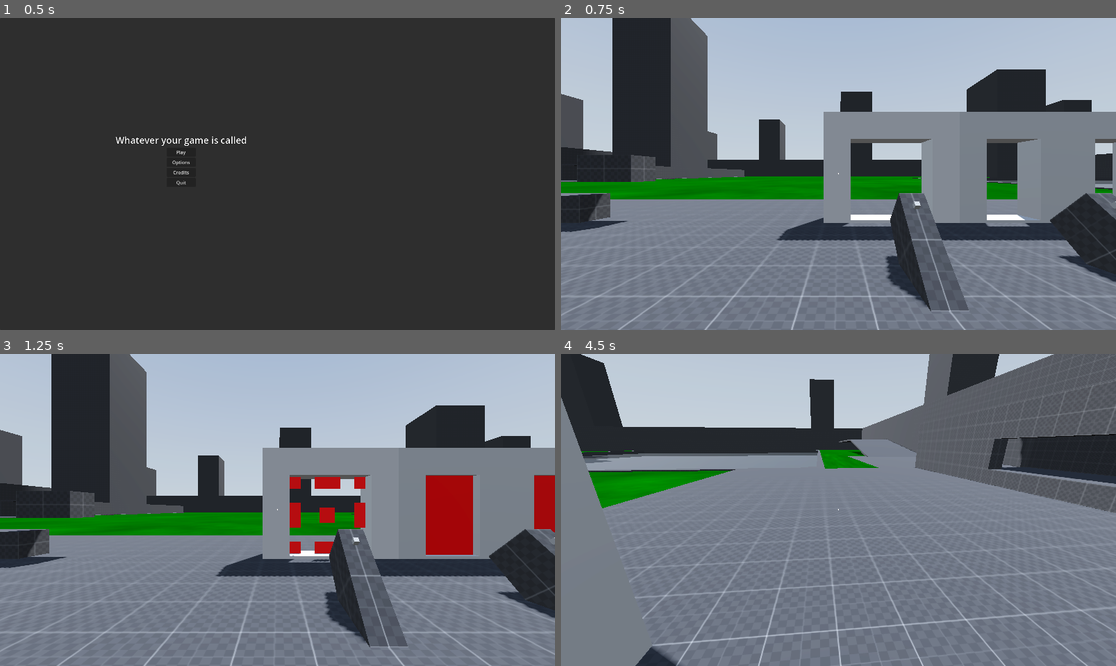
Above: before the commit, frames 1-4 (two rows, left to right).
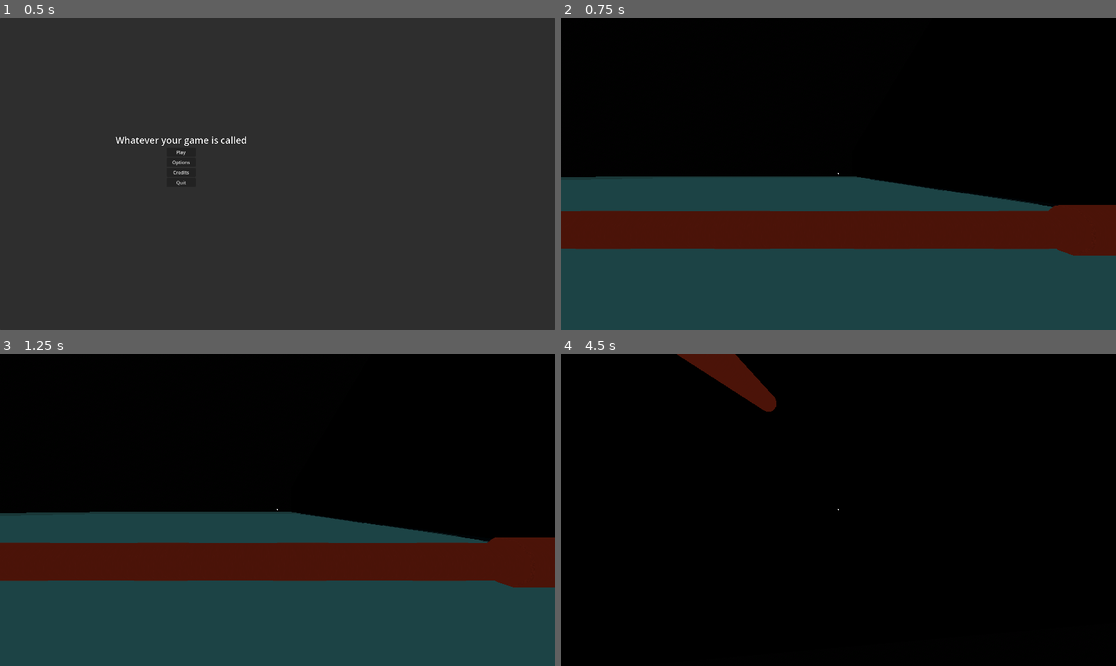
Above: after the commit, the same moments.

Repository: Nazsgull/FPS_Godot
Game: Godot game, scene res://scenes/UI/main_menu.tscn
The game is run twice, just before and just after one commit, with the same random seed, the same clock (stepped at 60 frames per second) and the same inputs. A sky picture missing from this copy of the repository is replaced by a grey-blue gradient.
Inputs (mouse positions are in pixels of both pictures, inside the frame that each line leads up to):
- Up to frame 1 (0.5 s): no input
- Up to frame 2 (0.75 s): click "Play" at 0.5 s
- Up to frame 3 (1.25 s): no input
- Up to frame 4 (4.5 s): tap Enter (ui_accept) at 1.25, 1.52, 2.27, 3.77 s; move the mouse to (866, 510) at 1.27 s; hold Ctrl (crouch) 1.28-2.03 s; hold W (forward) from 1.28 s (still down); move the mouse to (810, 510) at 2.02 s; tap E (interact) at 2.1 s; move the mouse to (849, 503) at 2.77 s; click (849, 503) at 2.85 s; move the mouse to (832, 516) at 3.52 s; tap Shift (sprint) at 3.6 s; move the mouse to (877, 513) at 4.27 s; tap Mouse wheel down (tool_next) at 4.35 s

Frame 1 is identical in both runs. In frame 2, 99% of the frame differs, in the area x 0-100%, y 0-100%; in frame 3, 99%; in frame 4, 100%.

Commit message:
Caña, mapa principal, pistón
Inicio de la caña, primera pasada al mapa principal, pistón sin funcionalidad pero con material placeholder y modelo.

Diff:
--- /dev/null
+++ b/assets/materials/oxido_hierro.tres
@@ -0,0 +1,17 @@
+[gd_resource type="StandardMaterial3D" load_steps=3 format=3 uid="uid://bc7g0yqdyjv0p"]
+
+[sub_resource type="FastNoiseLite" id="FastNoiseLite_k48at"]
+noise_type = 3
+seed = 45
+fractal_octaves = 10
+fractal_gain = 1.99
+
+[sub_resource type="NoiseTexture2D" id="NoiseTexture2D_b0385"]
+width = 1024
+height = 1024
+noise = SubResource("FastNoiseLite_k48at")
+
+[resource]
+albedo_color = Color(0.607843, 0.184314, 0.109804, 1)
+albedo_texture = SubResource("NoiseTexture2D_b0385")
+uv1_scale = Vector3(1.025, 50, 1.025)
--- /dev/null
+++ b/assets/materials/oxido_hierro_corto.tres
@@ -0,0 +1,18 @@
+[gd_resource type="StandardMaterial3D" load_steps=2 format=3 uid="uid://cktmelbe5vadx"]
+
+[ext_resource type="Texture2D" uid="uid://fkuiiq2gfiuu" path="res://assets/materials/rust_noise_2d.tres" id="1_jnejl"]
+
+[resource]
+resource_local_to_scene = true
+albedo_color = Color(0.607843, 0.184314, 0.109804, 1)
+albedo_texture = ExtResource("1_jnejl")
+metallic = 1.0
+metallic_specular = 0.0
+metallic_texture = ExtResource("1_jnejl")
+roughness_texture = ExtResource("1_jnejl")
+normal_enabled = true
+normal_texture = ExtResource("1_jnejl")
+clearcoat_enabled = true
+clearcoat_roughness = 1.0
+clearcoat_texture = ExtResource("1_jnejl")
+heightmap_texture = ExtResource("1_jnejl")
--- /dev/null
+++ b/assets/materials/rust_noise_2d.tres
@@ -0,0 +1,12 @@
+[gd_resource type="NoiseTexture2D" load_steps=2 format=3 uid="uid://fkuiiq2gfiuu"]
+
+[sub_resource type="FastNoiseLite" id="FastNoiseLite_k48at"]
+noise_type = 3
+seed = 45
+fractal_gain = 1.99
+
+[resource]
+resource_local_to_scene = true
+width = 1024
+height = 1024
+noise = SubResource("FastNoiseLite_k48at")
--- a/assets/materials/water.tres
+++ b/assets/materials/water.tres
@@ -1,14 +1,6 @@
-[gd_resource type="ShaderMaterial" load_steps=6 format=3 uid="uid://dtjrhgaht0w68"]
+[gd_resource type="ShaderMaterial" load_steps=4 format=3 uid="uid://dtjrhgaht0w68"]
 
 [ext_resource type="Shader" path="res://assets/materials/water.gdshader" id="1_hbfb5"]
-
-[sub_resource type="FastNoiseLite" id="FastNoiseLite_cog2g"]
-noise_type = 0
-fractal_type = 2
-fractal_weighted_strength = 0.92
-
-[sub_resource type="NoiseTexture2D" id="NoiseTexture2D_gg1l3"]
-noise = SubResource("FastNoiseLite_cog2g")
 
 [sub_resource type="FastNoiseLite" id="FastNoiseLite_sj2n7"]
 fractal_type = 2
@@ -33,4 +25,3 @@
 shader_parameter/normal = 0.4
 shader_parameter/roughness = 0.5
 shader_parameter/water_normal_noise = SubResource("NoiseTexture2D_fp5u4")
-shader_parameter/sun_highlights = SubResource("NoiseTexture2D_gg1l3")
--- /dev/null
+++ b/assets/materials/water_noise.tres
@@ -0,0 +1,3 @@
+[gd_resource type="FastNoiseLite" format=3 uid="uid://1h6vv6ak4f4g"]
+
+[resource]
--- /dev/null
+++ b/scenes/maps/WaryWaters_WallMap.tscn
@@ -0,0 +1,71 @@
+[gd_scene load_steps=12 format=3 uid="uid://b2ddllldugrvc"]
+
+[ext_resource type="PackedScene" uid="uid://g386sbqjtrjh" path="res://scenes/objects/water_plane.tscn" id="1_i0w1c"]
+[ext_resource type="Script" path="res://scripts/WaryWaters_WallMap.gd" id="1_yaoay"]
+[ext_resource type="PackedScene" uid="uid://cf6it4ih04vwy" path="res://scenes/objects/piston.tscn" id="2_f6ewe"]
+[ext_resource type="PackedScene" uid="uid://hob0odd0bhgw" path="res://scenes/objects/player.tscn" id="4_a02oc"]
+
+[sub_resource type="StandardMaterial3D" id="StandardMaterial3D_x07qw"]
+albedo_color = Color(0, 0, 0, 1)
+rim = 0.0
+
+[sub_resource type="BoxMesh" id="BoxMesh_rk1g5"]
+lightmap_size_hint = Vector2i(10009, 12006)
+material = SubResource("StandardMaterial3D_x07qw")
+size = Vector3(1, 200, 2000)
+
+[sub_resource type="StandardMaterial3D" id="StandardMaterial3D_n5ok6"]
+albedo_color = Color(0.109804, 0.219608, 0.219608, 1)
+
+[sub_resource type="PlaneMesh" id="PlaneMesh_cqwrx"]
+size = Vector2(2000, 2000)
+
+[sub_resource type="PhysicalSkyMaterial" id="PhysicalSkyMaterial_8g2jl"]
+
+[sub_resource type="Sky" id="Sky_86fsu"]
+sky_material = SubResource("PhysicalSkyMaterial_8g2jl")
+
+[sub_resource type="Environment" id="Environment_j68he"]
+background_mode = 2
+background_energy_multiplier = 5.0
+sky = SubResource("Sky_86fsu")
+ambient_light_source = 2
+ambient_light_color = Color(1, 1, 1, 1)
+fog_density = 0.02
+volumetric_fog_enabled = true
+volumetric_fog_density = 0.01
+volumetric_fog_emission = Color(0.596078, 0.717647, 0.956863, 1)
+volumetric_fog_emission_energy = 0.5
+volumetric_fog_length = 500.0
+volumetric_fog_ambient_inject = 2.0
+
+[node name="WaryWatersWallMap" type="Node3D"]
+script = ExtResource("1_yaoay")
+
+[node name="water_plane" parent="." instance=ExtResource("1_i0w1c")]
+transform = Transform3D(500, 0, 0, 0, 500, 0, 0, 0, 500, 0, 0, 0)
+
+[node name="the_wall" type="MeshInstance3D" parent="."]
+transform = Transform3D(1, 0, 0, 0, 1, 0, 0, 0, 1, 0, 25, 0)
+mesh = SubResource("BoxMesh_rk1g5")
+skeleton = NodePath("../WorldEnvironment")
+
+[node name="ocean_bottom" type="MeshInstance3D" parent="."]
+transform = Transform3D(1, 0, 0, 0, 1, 0, 0, 0, 1, 0, -1, 0)
+material_override = SubResource("StandardMaterial3D_n5ok6")
+mesh = SubResource("PlaneMesh_cqwrx")
+
+[node name="WorldEnvironment" type="WorldEnvironment" parent="."]
+environment = SubResource("Environment_j68he")
+
+[node name="Piston" parent="." instance=ExtResource("2_f6ewe")]
+transform = Transform3D(1.19249e-08, 0, -1, 0, 1, 0, 1, 0, 1.19249e-08, 0, 5, 0)
+
+[node name="player" parent="." instance=ExtResource("4_a02oc")]
+transform = Transform3D(1, 0, 0, 0, 1, 0, 0, 0, 1, -70, 8, 17)
+
+[node name="CSGBox3D" type="CSGBox3D" parent="."]
+transform = Transform3D(1, 0, 0, 0, 1, 0, 0, 0, 1, -71, 7, 19.5)
+use_collision = true
+collision_layer = 4
+size = Vector3(10, 1, 7)
--- a/scenes/objects/fishing_rod.tscn
+++ b/scenes/objects/fishing_rod.tscn
@@ -4,3 +4,5 @@
 
 [node name="FishingRod" type="Node3D"]
 script = ExtResource("1_v2u0n")
+
+[node name="AnimationPlayer" type="AnimationPlayer" parent="."]
--- /dev/null
+++ b/scenes/objects/piston.tscn
@@ -0,0 +1,371 @@
+[gd_scene load_steps=6 format=3 uid="uid://cf6it4ih04vwy"]
+
+[ext_resource type="PackedScene" uid="uid://ki5lwy3qqvc3" path="res://scenes/parts/piston_cuerpo.tscn" id="1_4leyo"]
+[ext_resource type="Script" path="res://scripts/piston.gd" id="1_lnyyp"]
+
+[sub_resource type="Animation" id="Animation_ijuxc"]
+length = 0.001
+tracks/0/type = "bezier"
+tracks/0/imported = false
+tracks/0/enabled = true
+tracks/0/path = NodePath("piston_5:position:x")
+tracks/0/interp = 1
+tracks/0/loop_wrap = true
+tracks/0/keys = {
+"handle_modes": PackedInt32Array(0),
+"points": PackedFloat32Array(7.54979e-06, -0.25, 0, 0.25, 0),
+"times": PackedFloat32Array(0)
+}
+tracks/1/type = "bezier"
+tracks/1/imported = false
+tracks/1/enabled = true
+tracks/1/path = NodePath("piston_5:position:y")
+tracks/1/interp = 1
+tracks/1/loop_wrap = true
+tracks/1/keys = {
+"handle_modes": PackedInt32Array(0),
+"points": PackedFloat32Array(0, -0.25, 0, 0.25, 0),
+"times": PackedFloat32Array(0)
+}
+tracks/2/type = "bezier"
+tracks/2/imported = false
+tracks/2/enabled = true
+tracks/2/path = NodePath("piston_5:position:z")
+tracks/2/interp = 1
+tracks/2/loop_wrap = true
+tracks/2/keys = {
+"handle_modes": PackedInt32Array(0),
+"points": PackedFloat32Array(26, -0.25, 0, 0.25, 0),
+"times": PackedFloat32Array(0)
+}
+tracks/3/type = "bezier"
+tracks/3/imported = false
+tracks/3/enabled = true
+tracks/3/path = NodePath("piston_4:position:x")
+tracks/3/interp = 1
+tracks/3/loop_wrap = true
+tracks/3/keys = {
+"handle_modes": PackedInt32Array(0),
+"points": PackedFloat32Array(1.49486e-05, -0.25, 0, 0.25, 0),
+"times": PackedFloat32Array(0)
+}
+tracks/4/type = "bezier"
+tracks/4/imported = false
+tracks/4/enabled = true
+tracks/4/path = NodePath("piston_4:position:y")
+tracks/4/interp = 1
+tracks/4/loop_wrap = true
+tracks/4/keys = {
+"handle_modes": PackedInt32Array(0),
+"points": PackedFloat32Array(0, -0.25, 0, 0.25, 0),
+"times": PackedFloat32Array(0)
+}
+tracks/5/type = "bezier"
+tracks/5/imported = false
+tracks/5/enabled = true
+tracks/5/path = NodePath("piston_4:position:z")
+tracks/5/interp = 1
+tracks/5/loop_wrap = true
+tracks/5/keys = {
+"handle_modes": PackedInt32Array(0),
+"points": PackedFloat32Array(76, -0.25, 0, 0.25, 0),
+"times": PackedFloat32Array(0)
+}
+tracks/6/type = "bezier"
+tracks/6/imported = false
+tracks/6/enabled = true
+tracks/6/path = NodePath("piston_3:position:x")
+tracks/6/interp = 1
+tracks/6/loop_wrap = true
+tracks/6/keys = {
+"handle_modes": PackedInt32Array(0),
+"points": PackedFloat32Array(1.29386e-05, -0.25, 0, 0.25, 0),
+"times": PackedFloat32Array(0)
+}
+tracks/7/type = "bezier"
+tracks/7/imported = false
+tracks/7/enabled = true
+tracks/7/path = NodePath("piston_3:position:y")
+tracks/7/interp = 1
+tracks/7/loop_wrap = true
+tracks/7/keys = {
+"handle_modes": PackedInt32Array(0),
+"points": PackedFloat32Array(0, -0.25, 0, 0.25, 0),
+"times": PackedFloat32Array(0)
+}
+tracks/8/type = "bezier"
+tracks/8/imported = false
+tracks/8/enabled = true
+tracks/8/path = NodePath("piston_3:position:z")
+tracks/8/interp = 1
+tracks/8/loop_wrap = true
+tracks/8/keys = {
+"handle_modes": PackedInt32Array(0),
+"points": PackedFloat32Array(126, -0.25, 0, 0.25, 0),
+"times": PackedFloat32Array(0)
+}
+tracks/9/type = "bezier"
+tracks/9/imported = false
+tracks/9/enabled = true
+tracks/9/path = NodePath("piston_2:position:x")
+tracks/9/interp = 1
+tracks/9/loop_wrap = true
+tracks/9/keys = {
+"handle_modes": PackedInt32Array(0),
+"points": PackedFloat32Array(1.72223e-05, -0.25, 0, 0.25, 0),
+"times": PackedFloat32Array(0)
+}
+tracks/10/type = "bezier"
+tracks/10/imported = false
+tracks/10/enabled = true
+tracks/10/path = NodePath("piston_2:position:y")
+tracks/10/interp = 1
+tracks/10/loop_wrap = true
+tracks/10/keys = {
+"handle_modes": PackedInt32Array(0),
+"points": PackedFloat32Array(0, -0.25, 0, 0.25, 0),
+"times": PackedFloat32Array(0)
+}
+tracks/11/type = "bezier"
+tracks/11/imported = false
+tracks/11/enabled = true
+tracks/11/path = NodePath("piston_2:position:z")
+tracks/11/interp = 1
+tracks/11/loop_wrap = true
+tracks/11/keys = {
+"handle_modes": PackedInt32Array(0),
+"points": PackedFloat32Array(176, -0.25, 0, 0.25, 0),
+"times": PackedFloat32Array(0)
+}
+tracks/12/type = "bezier"
+tracks/12/imported = false
+tracks/12/enabled = true
+tracks/12/path = NodePath("piston_1:position:x")
+tracks/12/interp = 1
+tracks/12/loop_wrap = true
+tracks/12/keys = {
+"handle_modes": PackedInt32Array(0),
+"points": PackedFloat32Array(2.1506e-05, -0.25, 0, 0.25, 0),
+"times": PackedFloat32Array(0)
+}
+tracks/13/type = "bezier"
+tracks/13/imported = false
+tracks/13/enabled = true
+tracks/13/path = NodePath("piston_1:position:y")
+tracks/13/interp = 1
+tracks/13/loop_wrap = true
+tracks/13/keys = {
+"handle_modes": PackedInt32Array(0),
+"points": PackedFloat32Array(0, -0.25, 0, 0.25, 0),
+"times": PackedFloat32Array(0)
+}
+tracks/14/type = "bezier"
+tracks/14/imported = false
+tracks/14/enabled = true
+tracks/14/path = NodePath("piston_1:position:z")
+tracks/14/interp = 1
+tracks/14/loop_wrap = true
+tracks/14/keys = {
+"handle_modes": PackedInt32Array(0),
+"points": PackedFloat32Array(226, -0.25, 0, 0.25, 0),
+"times": PackedFloat32Array(0)
+}
+
+[sub_resource type="Animation" id="Animation_dfspb"]
+resource_name = "movimiento"
+length = 30.0
+step = 5.0
+tracks/0/type = "bezier"
+tracks/0/imported = false
+tracks/0/enabled = true
+tracks/0/path = NodePath("piston_1:position:x")
+tracks/0/interp = 1
+tracks/0/loop_wrap = true
+tracks/0/keys = {
+"handle_modes": PackedInt32Array(0, 0),
+"points": PackedFloat32Array(0, -0.25, 0, 0.25, 0, 2.1506e-05, -0.25, 0, 0.25, 0),
+"times": PackedFloat32Array(0, 30)
+}
+tracks/1/type = "bezier"
+tracks/1/imported = false
+tracks/1/enabled = true
+tracks/1/path = NodePath("piston_1:position:y")
+tracks/1/interp = 1
+tracks/1/loop_wrap = true
+tracks/1/keys = {
+"handle_modes": PackedInt32Array(0, 0),
+"points": PackedFloat32Array(0, -0.25, 0, 0.25, 0, 0, -0.25, 0, 0.25, 0),
+"times": PackedFloat32Array(0, 30)
+}
+tracks/2/type = "bezier"
+tracks/2/imported = false
+tracks/2/enabled = true
+tracks/2/path = NodePath("piston_1:position:z")
+tracks/2/interp = 1
+tracks/2/loop_wrap = true
+tracks/2/keys = {
+"handle_modes": PackedInt32Array(0, 0),
+"points": PackedFloat32Array(-20, -0.25, 0, 0.25, 0, 226, -0.25, 0, 0.25, 0),
+"times": PackedFloat32Array(0, 30)
+}
+tracks/3/type = "bezier"
+tracks/3/imported = false
+tracks/3/enabled = true
+tracks/3/path = NodePath("piston_2:position:x")
+tracks/3/interp = 1
+tracks/3/loop_wrap = true
+tracks/3/keys = {
+"handle_modes": PackedInt32Array(0, 0),
+"points": PackedFloat32Array(0, -0.25, 0, 0.25, 0, 1.72223e-05, -0.25, 0, 0.25, 0),
+"times": PackedFloat32Array(0, 30)
+}
+tracks/4/type = "bezier"
+tracks/4/imported = false
+tracks/4/enabled = true
+tracks/4/path = NodePath("piston_2:position:y")
+tracks/4/interp = 1
+tracks/4/loop_wrap = true
+tracks/4/keys = {
+"handle_modes": PackedInt32Array(0, 0),
+"points": PackedFloat32Array(0, -0.25, 0, 0.25, 0, 0, -0.25, 0, 0.25, 0),
+"times": PackedFloat32Array(0, 30)
+}
+tracks/5/type = "bezier"
+tracks/5/imported = false
+tracks/5/enabled = true
+tracks/5/path = NodePath("piston_2:position:z")
+tracks/5/interp = 1
+tracks/5/loop_wrap = true
+tracks/5/keys = {
+"handle_modes": PackedInt32Array(0, 0),
+"points": PackedFloat32Array(-21, -0.25, 0, 0.25, 0, 176, -0.25, 0, 0.25, 0),
+"times": PackedFloat32Array(0, 30)
+}
+tracks/6/type = "bezier"
+tracks/6/imported = false
+tracks/6/enabled = true
+tracks/6/path = NodePath("piston_3:position:x")
+tracks/6/interp = 1
+tracks/6/loop_wrap = true
+tracks/6/keys = {
+"handle_modes": PackedInt32Array(0, 0),
+"points": PackedFloat32Array(0, -0.25, 0, 0.25, 0, 1.29386e-05, -0.25, 0, 0.25, 0),
+"times": PackedFloat32Array(0, 30)
+}
+tracks/7/type = "bezier"
+tracks/7/imported = false
+tracks/7/enabled = true
+tracks/7/path = NodePath("piston_3:position:y")
+tracks/7/interp = 1
+tracks/7/loop_wrap = true
+tracks/7/keys = {
+"handle_modes": PackedInt32Array(0, 0),
+"points": PackedFloat32Array(0, -0.25, 0, 0.25, 0, 0, -0.25, 0, 0.25, 0),
+"times": PackedFloat32Array(0, 30)
+}
+tracks/8/type = "bezier"
+tracks/8/imported = false
+tracks/8/enabled = true
+tracks/8/path = NodePath("piston_3:position:z")
+tracks/8/interp = 1
+tracks/8/loop_wrap = true
+tracks/8/keys = {
+"handle_modes": PackedInt32Array(0, 0),
+"points": PackedFloat32Array(-22, -0.25, 0, 0.25, 0, 126, -0.25, 0, 0.25, 0),
+"times": PackedFloat32Array(0, 30)
+}
+tracks/9/type = "bezier"
+tracks/9/imported = false
+tracks/9/enabled = true
+tracks/9/path = NodePath("piston_4:position:x")
+tracks/9/interp = 1
+tracks/9/loop_wrap = true
+tracks/9/keys = {
+"handle_modes": PackedInt32Array(0, 0),
+"points": PackedFloat32Array(0, -0.25, 0, 0.25, 0, 1.49486e-05, -0.25, 0, 0.25, 0),
+"times": PackedFloat32Array(0, 30)
+}
+tracks/10/type = "bezier"
+tracks/10/imported = false
+tracks/10/enabled = true
+tracks/10/path = NodePath("piston_4:position:y")
+tracks/10/interp = 1
+tracks/10/loop_wrap = true
+tracks/10/keys = {
+"handle_modes": PackedInt32Array(0, 0),
+"points": PackedFloat32Array(0, -0.25, 0, 0.25, 0, 0, -0.25, 0, 0.25, 0),
+"times": PackedFloat32Array(0, 30)
+}
+tracks/11/type = "bezier"
+tracks/11/imported = false
+tracks/11/enabled = true
+tracks/11/path = NodePath("piston_4:position:z")
+tracks/11/interp = 1
+tracks/11/loop_wrap = true
+tracks/11/keys = {
+"handle_modes": PackedInt32Array(0, 0),
+"points": PackedFloat32Array(-23, -0.25, 0, 0.25, 0, 76, -0.25, 0, 0.25, 0),
+"times": PackedFloat32Array(0, 30)
+}
+tracks/12/type = "bezier"
+tracks/12/imported = false
+tracks/12/enabled = true
+tracks/12/path = NodePath("piston_5:position:x")
+tracks/12/interp = 1
+tracks/12/loop_wrap = true
+tracks/12/keys = {
+"handle_modes": PackedInt32Array(0, 0),
+"points": PackedFloat32Array(0, -0.25, 0, 0.25, 0, 7.54979e-06, -0.25, 0, 0.25, 0),
+"times": PackedFloat32Array(0, 30)
+}
+tracks/13/type = "bezier"
+tracks/13/imported = false
+tracks/13/enabled = true
+tracks/13/path = NodePath("piston_5:position:y")
+tracks/13/interp = 1
+tracks/13/loop_wrap = true
+tracks/13/keys = {
+"handle_modes": PackedInt32Array(0, 0),
+"points": PackedFloat32Array(0, -0.25, 0, 0.25, 0, 0, -0.25, 0, 0.25, 0),
+"times": PackedFloat32Array(0, 30)
+}
+tracks/14/type = "bezier"
+tracks/14/imported = false
+tracks/14/enabled = true
+tracks/14/path = NodePath("piston_5:position:z")
+tracks/14/interp = 1
+tracks/14/loop_wrap = true
+tracks/14/keys = {
+"handle_modes": PackedInt32Array(0, 0),
+"points": PackedFloat32Array(-24, -0.25, 0, 0.25, 0, 26, -0.25, 0, 0.25, 0),
+"times": PackedFloat32Array(0, 30)
+}
+
+[sub_resource type="AnimationLibrary" id="AnimationLibrary_lus7k"]
+_data = {
+"RESET": SubResource("Animation_ijuxc"),
+"movimiento": SubResource("Animation_dfspb")
+}
+
+[node name="Piston" type="Node3D"]
+script = ExtResource("1_lnyyp")
+
+[node name="piston_1" parent="." instance=ExtResource("1_4leyo")]
+transform = Transform3D(-1, 0, -8.74228e-08, 0, 1, 0, 8.74228e-08, 0, -1, 2.1506e-05, 0, 226)
+
+[node name="piston_2" parent="." instance=ExtResource("1_4leyo")]
+transform = Transform3D(-1.4, 0, -8.74228e-08, 0, 1.4, 0, 1.22392e-07, 0, -1, 1.72223e-05, 0, 176)
+
+[node name="piston_3" parent="." instance=ExtResource("1_4leyo")]
+transform = Transform3D(-2, 0, -8.74228e-08, 0, 2, 0, 1.74846e-07, 0, -1, 1.29386e-05, 0, 126)
+
+[node name="piston_4" parent="." instance=ExtResource("1_4leyo")]
+transform = Transform3D(-2.9, 0, -1.50996e-07, 0, 2.9, 0, 4.37888e-07, 0, -1, 1.49486e-05, 0, 76)
+
+[node name="piston_5" parent="." instance=ExtResource("1_4leyo")]
+transform = Transform3D(-3.9, 0, -1.50996e-07, 0, 3.9, 0, 5.88884e-07, 0, -1, 7.54979e-06, 0, 26)
+
+[node name="AnimationPlayer" type="AnimationPlayer" parent="."]
+libraries = {
+"": SubResource("AnimationLibrary_lus7k")
+}
--- /dev/null
+++ b/scenes/parts/piston_cuerpo.tscn
@@ -0,0 +1,9 @@
+[gd_scene load_steps=3 format=3 uid="uid://ki5lwy3qqvc3"]
+
+[ext_resource type="PackedScene" uid="uid://c61b4ee0qpcn8" path="res://assets/models_gltf/piston_ww.glb" id="1_dqr3e"]
+[ext_resource type="Material" uid="uid://bc7g0yqdyjv0p" path="res://assets/materials/oxido_hierro.tres" id="2_m415u"]
+
+[node name="piston_ww" instance=ExtResource("1_dqr3e")]
+
+[node name="Cylinder" parent="." index="0"]
+material_override = ExtResource("2_m415u")
--- /dev/null
+++ b/scripts/WaryWaters_WallMap.gd
@@ -0,0 +1,13 @@
+extends Node3D
+
+@onready var piston = $Piston
+
+# Called when the node enters the scene tree for the first time.
+func _ready():
+	piston._extender()
+	pass
+
+
+# Called every frame. 'delta' is the elapsed time since the previous frame.
+func _process(delta):
+	pass
--- a/scripts/main_menu.gd
+++ b/scripts/main_menu.gd
@@ -1,6 +1,6 @@
 extends Control
 
-var game_start = "res://scenes/maps/test_area.tscn"
+var game_start = "res://scenes/maps/WaryWaters_WallMap.tscn"
 @onready var panel = $Panel
 
 @onready var credits = $Credits
--- /dev/null
+++ b/scripts/piston.gd
@@ -0,0 +1,13 @@
+extends Node3D
+@onready var anim_player = $AnimationPlayer
+
+func _extender():
+	anim_player.play("movimiento",-1,10000,false)
+# Called when the node enters the scene tree for the first time.
+func _ready():
+	pass # Replace with function body.
+
+
+# Called every frame. 'delta' is the elapsed time since the previous frame.
+func _process(delta):
+	pass
Binary file added: assets/models_gltf/piston_ww.glb
Not shown, added: assets/models_gltf/piston_ww.glb.import
